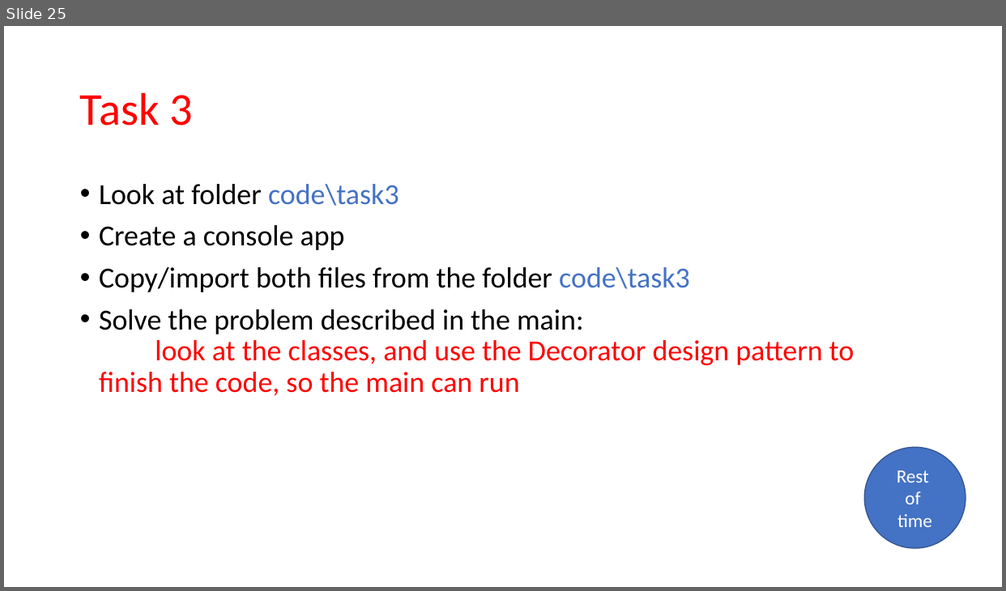
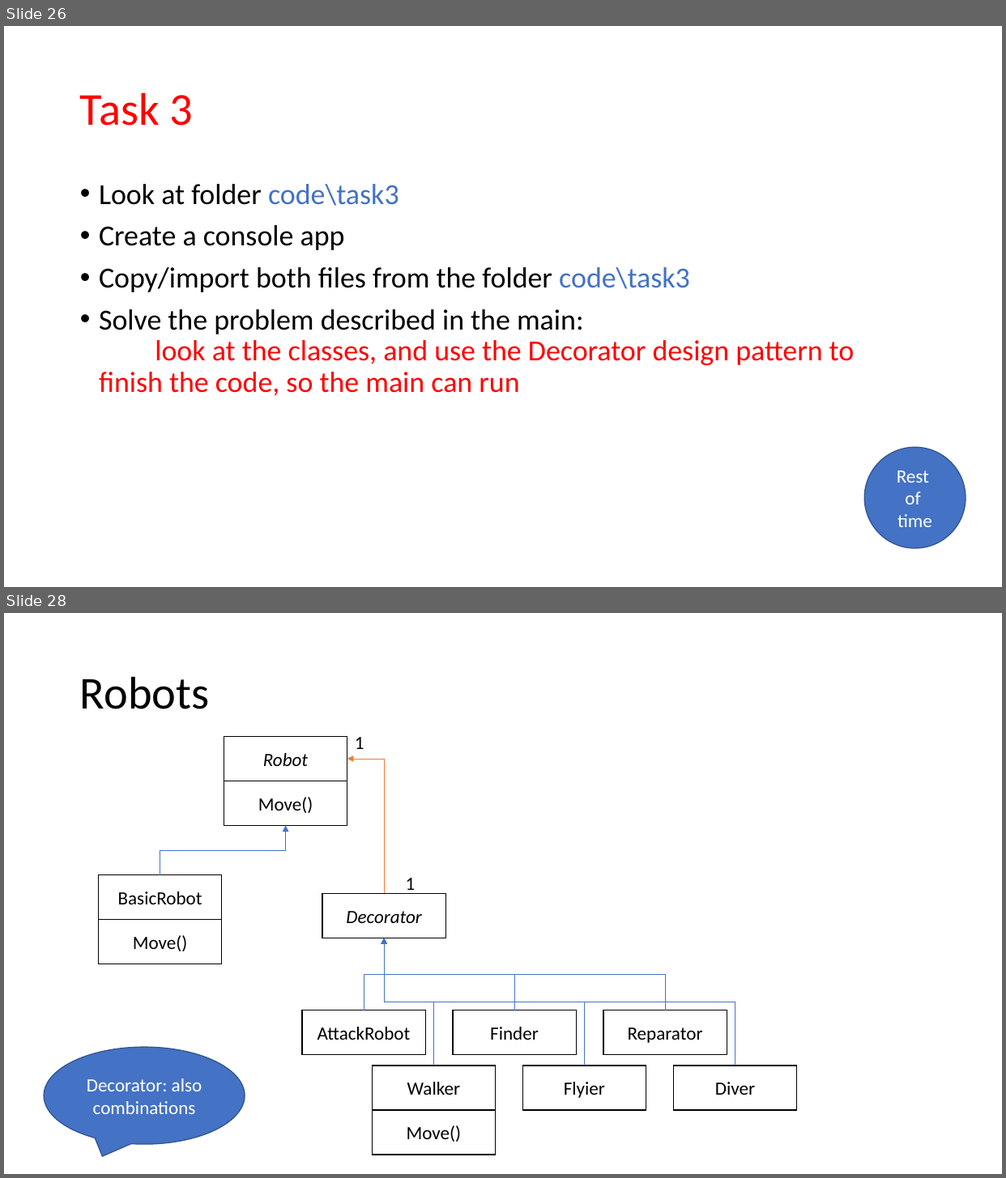
Before and after one commit to andrea270872/ApplicationDevelopment2023, a slide deck: lecture11/aval_lecture11.pptx. Shown one above the other, each under a label of ours: slide 25 before the commit, slides 26 and 28 after it; the slides between them are not shown. The pictures are 1006x591 and 1006x1178 pixels, drawn with LibreOffice and Linux fonts; fonts in the diff are those of the drawing. Boxes give left, top, right and bottom in pixels: in the first picture for what was removed or moved away, otherwise in the second. Text is boxed around its words. In the diff, an @@ line names an element or a change of style, - is before the commit and + after.

```diff
--- a/lecture11/aval_lecture11.pptx
+++ b/lecture11/aval_lecture11.pptx
@@ slide 28 added at [4,613,1002,1174], background #FFFFFF @@
@@ title added at [80,676,210,709], 44 pt, text #000000 @@
+Robots
@@ rectangle added at [224,736,347,781], fill #FFFFFF, outline #000000 1 pt, 18 pt, text #000000, italic @@
+Robot
@@ text added at [355,737,364,749], 18 pt, text #000000 @@
+1
@@ rectangle added at [224,781,347,825], fill #FFFFFF, outline #000000 1 pt, 18 pt, text #000000 @@
+Move()
@@ elbow arrow added from (385, 894) to (347, 759), #ED7D31 0.5 pt @@
@@ elbow arrow added from (160, 875) to (286, 825), #4472C4 0.5 pt @@
@@ rectangle added at [98,875,222,919], fill #FFFFFF, outline #000000 1 pt, 18 pt, text #000000 @@
+BasicRobot
@@ text added at [406,878,415,894], 18 pt, text #000000 @@
+1
@@ rectangle added at [322,894,445,938], fill #FFFFFF, outline #000000 1 pt, 18 pt, text #000000, italic @@
+Decorator
@@ rectangle added at [98,920,222,964], fill #FFFFFF, outline #000000 1 pt, 18 pt, text #000000 @@
+Move()
@@ elbow arrow added from (364, 1011) to (385, 938), #4472C4 0.5 pt @@
@@ elbow arrow added from (514, 1011) to (385, 938), #4472C4 0.5 pt @@
@@ elbow arrow added from (665, 1011) to (385, 938), #4472C4 0.5 pt @@
@@ elbow arrow added from (434, 1066) to (385, 938), #4472C4 0.5 pt @@
@@ elbow arrow added from (735, 1066) to (385, 938), #4472C4 0.5 pt @@
@@ elbow arrow added from (584, 1066) to (385, 938), #4472C4 0.5 pt @@
@@ rectangle added at [302,1011,425,1054], fill #FFFFFF, outline #000000 1 pt, 18 pt, text #000000 @@
+AttackRobot
@@ rectangle added at [454,1011,577,1054], fill #FFFFFF, outline #000000 1 pt, 18 pt, text #000000 @@
+Finder
@@ rectangle added at [603,1011,727,1054], fill #FFFFFF, outline #000000 1 pt, 18 pt, text #000000 @@
+Reparator
@@ speech bubble added at [44,1047,245,1144], fill #4472C4, outline #325491 1 pt, 18 pt, text #FFFFFF @@
+Decorator: also combinations
@@ rectangle added at [373,1066,496,1110], fill #FFFFFF, outline #000000 1 pt, 18 pt, text #000000 @@
+Walker
@@ rectangle added at [522,1066,646,1110], fill #FFFFFF, outline #000000 1 pt, 18 pt, text #000000 @@
+Flyier
@@ rectangle added at [673,1066,797,1110], fill #FFFFFF, outline #000000 1 pt, 18 pt, text #000000 @@
+Diver
@@ rectangle added at [373,1111,496,1155], fill #FFFFFF, outline #000000 1 pt, 18 pt, text #000000 @@
+Move()
@@ what was slide 25 is now slide 26 @@
```
Also in this commit, not shown: 2 other slides added.
